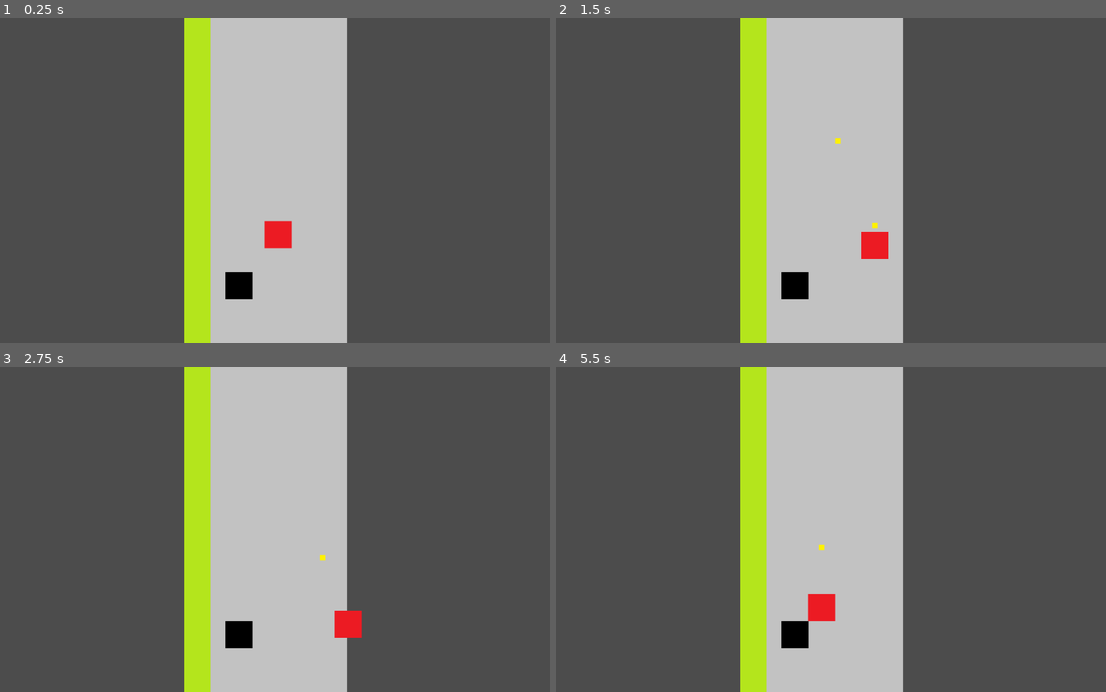
Above: before the commit, frames 1-4 (two rows, left to right).
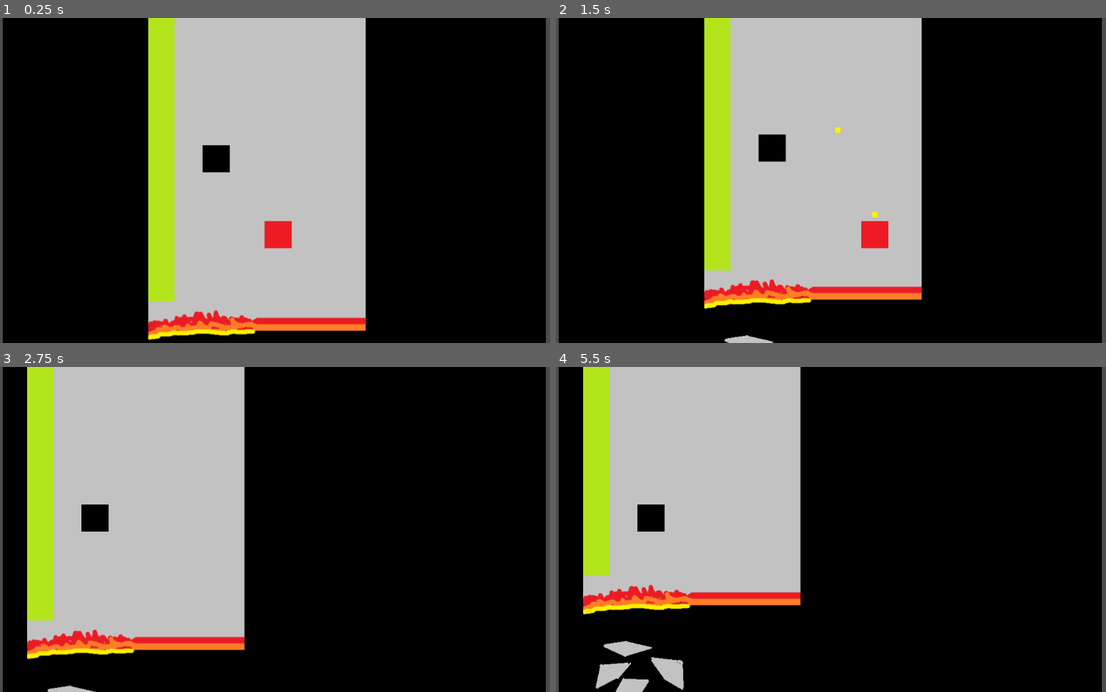
Above: after the commit, the same moments.

Repository: jschnei/ld42
Game: Godot game, scene res://Game.tscn
The game is run twice, just before and just after one commit, with the same random seed, the same clock (stepped at 60 frames per second) and the same inputs. The project has no main scene, so this scene is started directly.
Inputs (mouse positions are in pixels of both pictures, inside the frame that each line leads up to):
- Up to frame 1 (0.25 s): no input
- Up to frame 2 (1.5 s): move the mouse to (957, 164) at 0.52 s; hold Right (ui_right) 0.53-1.28 s; tap Space (shoot) at 0.6, 1.35 s; click (957, 164) at 0.67 s; move the mouse to (721, 196) at 1.27 s; hold Down (ui_down) from 1.28 s (still down)
- Up to frame 3 (2.75 s): move the mouse to (335, 458) at 2.02 s; release Down (ui_down) at 2.03 s; hold Right (ui_right) from 2.03 s (still down); tap Space (shoot) at 2.1 s
- Up to frame 4 (5.5 s): move the mouse to (809, 594) at 2.77 s; release Right (ui_right) at 2.78 s; hold Up (ui_up) 2.78-3.53 s; tap Space (shoot) every 0.75 s from 2.85 to 5.1 s; click (809, 594) at 2.92 s; move the mouse to (1001, 578) at 3.52 s; hold Left (ui_left) 3.53-5.03 s; move the mouse to (666, 480) at 4.27 s; move the mouse to (864, 529) at 5.02 s; hold Down (ui_down) from 5.03 s (still down); click (864, 529) at 5.17 s

The runs differ from the first frame. In frame 1, 77% of the frame differs, in the area x 0-100%, y 0-100%; in frame 2, 79%; in frame 3, 94%; in frame 4, 94%.
Error after the commit: Invalid get index 'position' (on base: 'null instance'). (res://Game.gd:13)

Commit message:
added wall of doom

Diff:
--- /dev/null
+++ b/EncroachingDoom.gd
@@ -0,0 +1,20 @@
+extends KinematicBody2D
+
+export (float) var normal_speed = 30
+export (float) var catchup_speed = 95
+
+var speed = normal_speed
+
+func _ready():
+	# Called every time the node is added to the scene.
+	# Initialization here
+	pass
+
+func _process(delta):
+	var collision = move_and_collide(Vector2(0, -speed)*delta)
+	if collision:
+		var collider = collision.collider
+		if collider.has_method("doomify"):
+			collider.doomify()
+		else:
+			collider.queue_free()
--- /dev/null
+++ b/EncroachingDoom.tscn
@@ -0,0 +1,50 @@
+[gd_scene load_steps=5 format=2]
+
+[ext_resource path="res://EncroachingDoom.gd" type="Script" id=1]
+[ext_resource path="res://art/doom_head.png" type="Texture" id=2]
+[ext_resource path="res://art/doom_body.png" type="Texture" id=3]
+
+[sub_resource type="RectangleShape2D" id=1]
+
+custom_solver_bias = 0.0
+extents = Vector2( 200, 50 )
+
+[node name="EncroachingDoom" type="KinematicBody2D"]
+
+position = Vector2( 513.27, 384.952 )
+input_pickable = false
+collision_layer = 2
+collision_mask = 7
+collision/safe_margin = 0.08
+script = ExtResource( 1 )
+_sections_unfolded = [ "Collision" ]
+normal_speed = 30
+catchup_speed = 95
+
+[node name="head" type="Sprite" parent="." index="0"]
+
+texture = ExtResource( 2 )
+region_enabled = true
+region_rect = Rect2( 0, 0, 400, 100 )
+_sections_unfolded = [ "Region" ]
+__meta__ = {
+"_edit_lock_": true
+}
+
+[node name="body" type="Sprite" parent="." index="1"]
+
+position = Vector2( 0, 1050 )
+texture = ExtResource( 3 )
+region_enabled = true
+region_rect = Rect2( 0, 0, 400, 2000 )
+_sections_unfolded = [ "Offset", "Region", "Transform", "Z Index" ]
+__meta__ = {
+"_edit_lock_": true
+}
+
+[node name="CollisionShape2D" type="CollisionShape2D" parent="." index="2"]
+
+shape = SubResource( 1 )
+__meta__ = {
+"_edit_lock_": true
+}
--- a/Game.gd
+++ b/Game.gd
@@ -1,11 +1,9 @@
 extends Node2D
-
-# class member variables go here, for example:
-# var a = 2
-# var b = "textvar"
 
 var left_wall
 var right_wall
+
+export (float) var catchup_margin = 400
 
 func _ready():
 	left_wall = $Floor.position.x - $Floor.region_rect.end.x/2
@@ -13,4 +11,8 @@
 
 func _process(delta):
 	$Player.position.x = clamp($Player.position.x, left_wall, right_wall)
-	pass
+
+	if $Player.position.y < $EncroachingDoom.position.y - catchup_margin:
+		$EncroachingDoom.speed = $EncroachingDoom.catchup_speed
+	else:
+		$EncroachingDoom.speed = $EncroachingDoom.normal_speed
--- a/Game.tscn
+++ b/Game.tscn
@@ -1,13 +1,16 @@
-[gd_scene load_steps=5 format=2]
+[gd_scene load_steps=7 format=2]
 
 [ext_resource path="res://Game.gd" type="Script" id=1]
-[ext_resource path="res://art/floor.png" type="Texture" id=2]
-[ext_resource path="res://Player.tscn" type="PackedScene" id=3]
-[ext_resource path="res://Wall.tscn" type="PackedScene" id=4]
+[ext_resource path="res://art/space.png" type="Texture" id=2]
+[ext_resource path="res://art/floor.png" type="Texture" id=3]
+[ext_resource path="res://Player.tscn" type="PackedScene" id=4]
+[ext_resource path="res://Wall.tscn" type="PackedScene" id=5]
+[ext_resource path="res://EncroachingDoom.tscn" type="PackedScene" id=6]
 
 [node name="Game" type="Node2D" index="0"]
 
 script = ExtResource( 1 )
+catchup_margin = 400
 
 [node name="Space" type="ParallaxBackground" parent="." index="0"]
 
@@ -26,24 +29,37 @@
 
 [node name="ParallaxLayer" type="ParallaxLayer" parent="Space" index="0"]
 
-motion_scale = Vector2( 1, 1 )
+motion_scale = Vector2( 1, 0.5 )
 motion_offset = Vector2( 0, 0 )
 motion_mirroring = Vector2( 0, 0 )
-_sections_unfolded = [ "Material", "Transform", "Z Index" ]
+_sections_unfolded = [ "Material", "Motion", "Transform", "Z Index" ]
+
+[node name="Sprite" type="Sprite" parent="Space/ParallaxLayer" index="0"]
+
+position = Vector2( 282.292, 38.9717 )
+texture = ExtResource( 2 )
+region_enabled = true
+region_rect = Rect2( 0, 0, 1000, 10000 )
+_sections_unfolded = [ "Region", "Transform" ]
 
 [node name="Floor" type="Sprite" parent="." index="1"]
 
-position = Vector2( 266.489, 288.696 )
-texture = ExtResource( 2 )
+position = Vector2( 250, 250 )
+texture = ExtResource( 3 )
 region_enabled = true
-region_rect = Rect2( 0, 0, 300, 100000 )
+region_rect = Rect2( 0, 0, 400, 100000 )
 _sections_unfolded = [ "Offset", "Region", "Transform" ]
 
-[node name="Player" parent="." index="2" instance=ExtResource( 3 )]
+[node name="Player" parent="." index="2" instance=ExtResource( 4 )]
 
 position = Vector2( 289.067, 419.149 )
 
-[node name="Wall" parent="." index="3" instance=ExtResource( 4 )]
+[node name="Wall" parent="." index="3" instance=ExtResource( 5 )]
 
-position = Vector2( 216.951, 513.389 )
+position = Vector2( 175.108, 279.07 )
 _sections_unfolded = [ "Collision", "Transform" ]
+
+[node name="EncroachingDoom" parent="." index="4" instance=ExtResource( 6 )]
+
+position = Vector2( 250, 600 )
+_sections_unfolded = [ "Collision", "Transform" ]
--- a/Player.gd
+++ b/Player.gd
@@ -30,3 +30,6 @@
 			$bullets.add_child(bullet)
 
 	move_and_slide(SPEED*input_dir)
+
+func doomify():
+	queue_free()
--- a/Player.tscn
+++ b/Player.tscn
@@ -50,7 +50,7 @@
 drag_margin_left = 0.8
 drag_margin_top = 0.8
 drag_margin_right = 0.8
-drag_margin_bottom = 0.5
+drag_margin_bottom = 0.0
 editor_draw_screen = true
 editor_draw_limits = false
 editor_draw_drag_margin = false
--- a/Wall.gd
+++ b/Wall.gd
@@ -12,3 +12,7 @@
 func take_damage(damage):
 	if damage > 0:
 		queue_free()
+
+
+func doomify():
+	queue_free()
Binary file added: art/doom_body.png
Binary file added: art/doom_head.png
